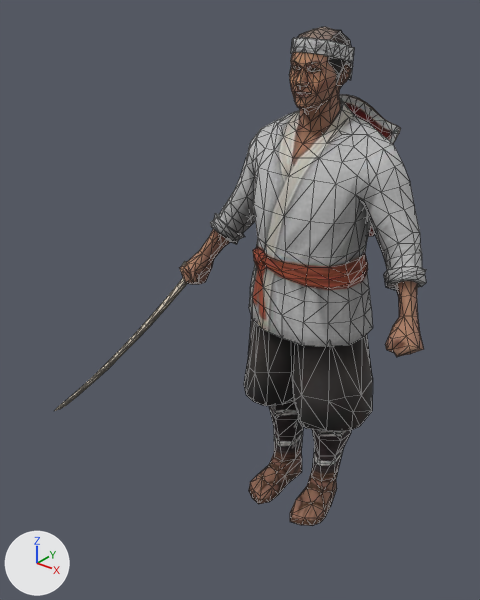
A saved change to the glTF model public/assets/unit-models/270-sakimori.glb.
Before and after are seen from a 50 mm lens placed at (1.34, -2.11, 2.23), pointed at (-0.27, -0.1, 0.98). The axes (+X, +Y, +Z) are drawn at lower left. The lights are the same throughout. The picture after the commit comes second. Mesh edges are drawn as thin lines. Vertices at exactly the same position are counted once.

The older version as bpy lines, for what is in view:
```python
me_mesh_0 = bpy.data.meshes.new('Mesh_0')
me_mesh_0.from_pydata(...)  # 1353 vertices, 2610 faces; spans x -0.94..0.57, y -0.65..0.29, z 0.0..2.07
# faces by material slot: [1738, 196, 264, 412]
me_mesh_0.materials.append(mat_material_0)  # picture img_image_0
me_mesh_0.materials.append(mat_material_1)  # picture img_image_1
me_mesh_0.materials.append(mat_material_2)  # pale yellow #ddd1bf
me_mesh_0.materials.append(mat_material_3)  # picture img_image_2
ob_mesh_0 = bpy.data.objects.new('Mesh_0', me_mesh_0)
ob_mesh_0.location = (0.0, 0.0, 0.0)
```
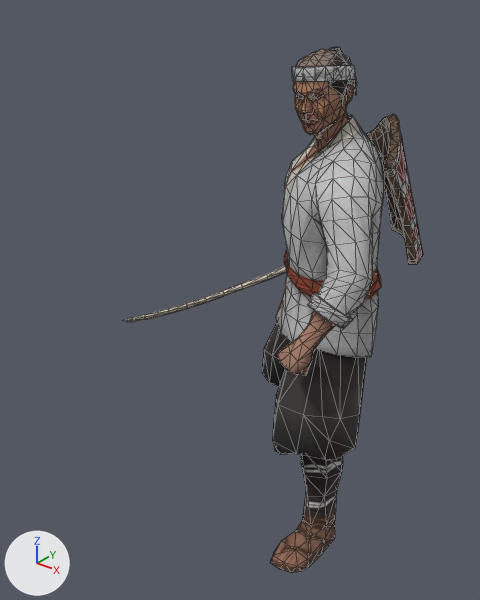
Where the change shows, as pixel boxes [x1, y1, x2, y2] in the pictures (480 x 600 px; the box of a moved part takes in the faces that stretch with it):
'Mesh_0', reshaped (19% narrower)
    before: [55, 27, 426, 526]
    after: [123, 47, 423, 573]
part 1 of me_mesh_0, moved or reshaped
    before: [291, 37, 354, 80]
    after: [292, 65, 357, 95]
part 2 of me_mesh_0, moved or reshaped
    before: [55, 278, 187, 411]
    after: [123, 266, 287, 322]
part 3 of me_mesh_0, moved or reshaped
    before: [339, 95, 401, 236]
    after: [366, 114, 423, 265]
part 4 of me_mesh_0, moved or reshaped
    before: [180, 27, 426, 526]
    after: [262, 47, 384, 573]

What the commit changed:
me_mesh_0 is used by ob_mesh_0; location (0.0, 0.0, 0.0).
me_mesh_0 had 1353 vertices, 2610 faces and spanned x -0.94..0.57, y -0.65..0.29, z 0.0..2.07.
me_mesh_0 now has 1353 vertices, 2610 faces and spans x -0.74..0.39, y -0.43..0.64, z 0.0..2.0.
me_mesh_0 part 1: the loose piece of 112 vertices spanning x -0.11..0.11, y -0.1..0.17, z 1.89..2.04 is multiplied about its middle by the matrix ((0.995, 0.019, -0.1), (-0.037, 0.983, -0.179), (0.095, 0.182, 0.979)), then moved by (0.02, -0.01, -0.07).
me_mesh_0 part 2: the loose piece of 55 vertices spanning x -0.94..-0.53, y -0.65..-0.1, z 0.41..1.03 is multiplied about its middle by the matrix ((0.971, -0.132, 0.197), (0.008, 0.849, 0.529), (-0.237, -0.512, 0.825)), then moved by (0.21, 0.42, 0.18).
me_mesh_0 part 3: the loose piece of 208 vertices spanning x -0.22..0.22, y 0.14..0.29, z 1.25..1.82 is multiplied about its middle by the matrix ((-0.62, -0.775, -0.119), (0.781, -0.597, -0.181), (0.069, -0.205, 0.976)), then moved by (0.24, 0.03, -0.05).
me_mesh_0 part 4: 884 of 1353 vertices moved; they spanned x -0.57..0.57, y -0.19..0.24, z 0.0..2.07 and now span x -0.34..0.38, y -0.43..0.59, z 0.0..2.0; mean shift (0.04, 0.05, -0.05); largest move (-0.57, -0.11, 1.04) -> (-0.29, 0.56, 1.0).
Other edits to the shape of me_mesh_0 do not show in these pictures.
